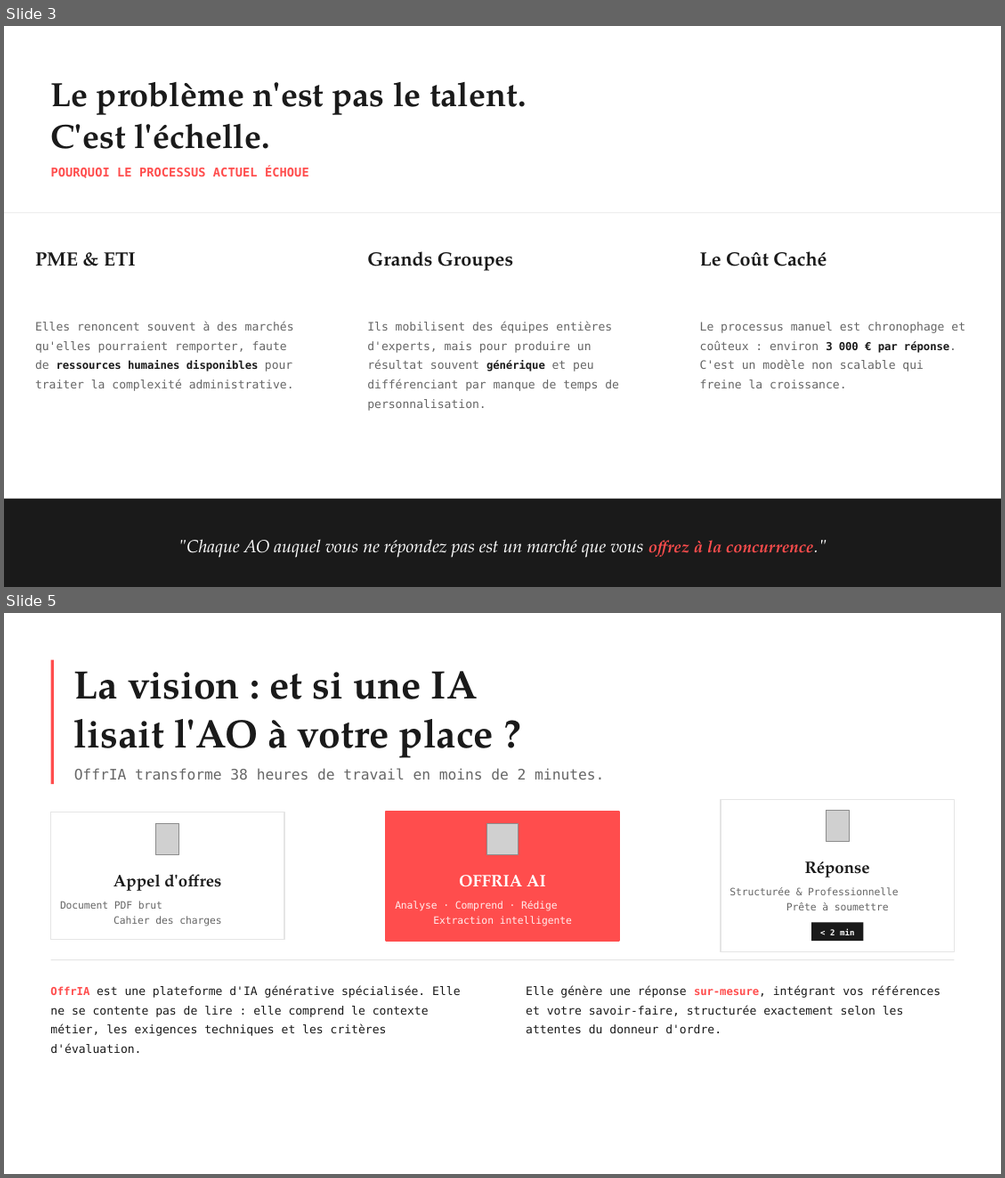
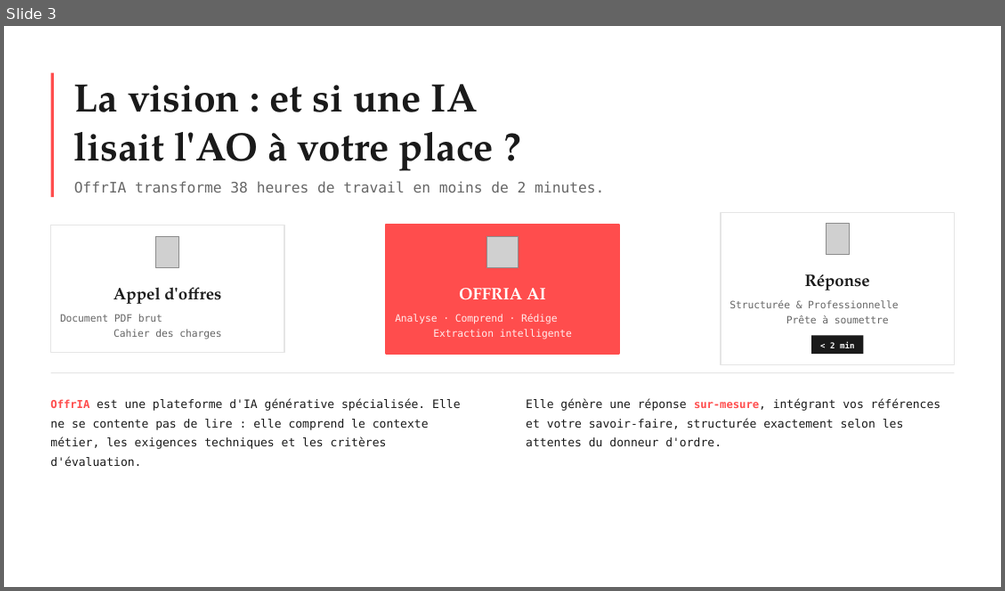
Before and after one commit to Ahmed123359/Adjuja, a slide deck: conception/5. Pitch/OffrIA.pptx. Shown one above the other, each under a label of ours: slides 3 and 5 before the commit, slide 3 after it; the slides between them are not shown. The pictures are 1005x1178 and 1005x591 pixels, drawn with LibreOffice and Linux fonts; fonts in the diff are those of the drawing; grey boxes stand for pictures; background and template pictures are left out. Boxes give left, top, right and bottom in pixels: in the first picture for what was removed or moved away, otherwise in the second. Text is boxed around its words. In the diff, an @@ line names an element or a change of style, - is before the commit and + after.

```diff
--- a/conception/5. Pitch/OffrIA.pptx
+++ b/conception/5. Pitch/OffrIA.pptx
@@ slide 3 removed at (x1=4, y1=26, x2=1001, y2=587), background picture (left out) @@
@@ text removed at (x1=51, y1=82, x2=526, y2=149) @@
-Le problème n'est pas le talent.
-C'est l'échelle.
@@ text removed at (x1=51, y1=168, x2=309, y2=178) @@
-POURQUOI LE PROCESSUS ACTUEL ÉCHOUE
@@ rectangle removed at (x1=4, y1=212, x2=1001, y2=214) @@
@@ text removed at (x1=35, y1=252, x2=136, y2=265) @@
-PME & ETI
@@ text removed at (x1=367, y1=251, x2=513, y2=271) @@
-Grands Groupes
@@ text removed at (x1=700, y1=251, x2=826, y2=266) @@
-Le Coût Caché
@@ text removed at (x1=35, y1=321, x2=294, y2=391) @@
-Elles renoncent souvent à des marchés qu'elles pourraient remporter, faute de ressources humaines disponibles pour traiter la complexité administrative.
@@ text removed at (x1=367, y1=321, x2=619, y2=410) @@
-Ils mobilisent des équipes entières d'experts, mais pour produire un résultat souvent générique et peu différenciant par manque de temps de personnalisation.
@@ text removed at (x1=700, y1=321, x2=965, y2=388) @@
-Le processus manuel est chronophage et coûteux : environ 3 000 € par réponse. C'est un modèle non scalable qui freine la croissance.
@@ rectangle removed at (x1=4, y1=499, x2=1001, y2=587) @@
@@ text removed at (x1=178, y1=539, x2=813, y2=557) @@
-"Chaque AO auquel vous ne répondez pas est un marché que vous offrez à la concurrence."
@@ what was slide 5 is now slide 3 @@
```
Also in this commit, not shown: 4 slides changed, 2 slides added, 2 other slides removed, 18 other files.
